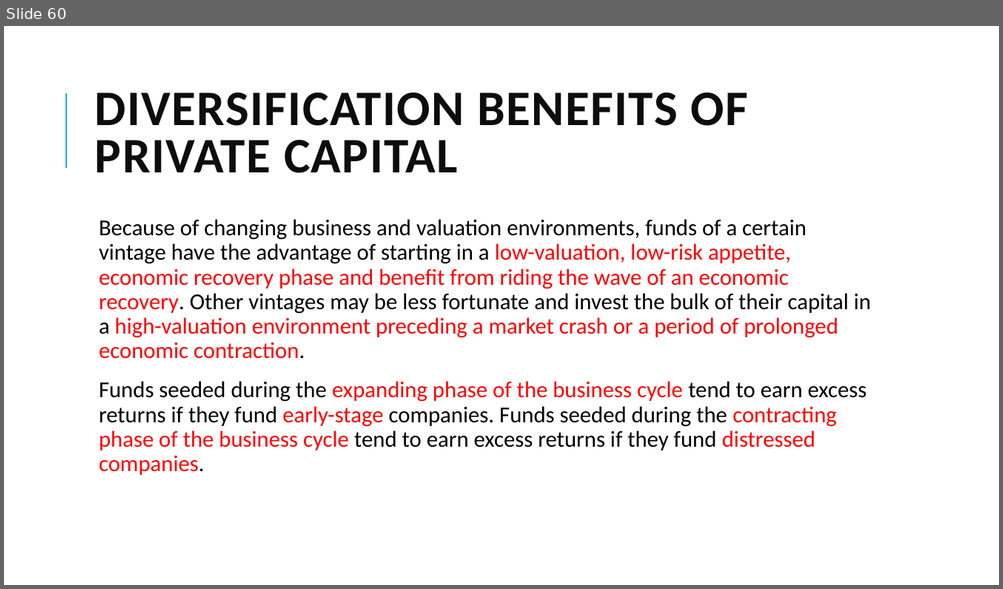
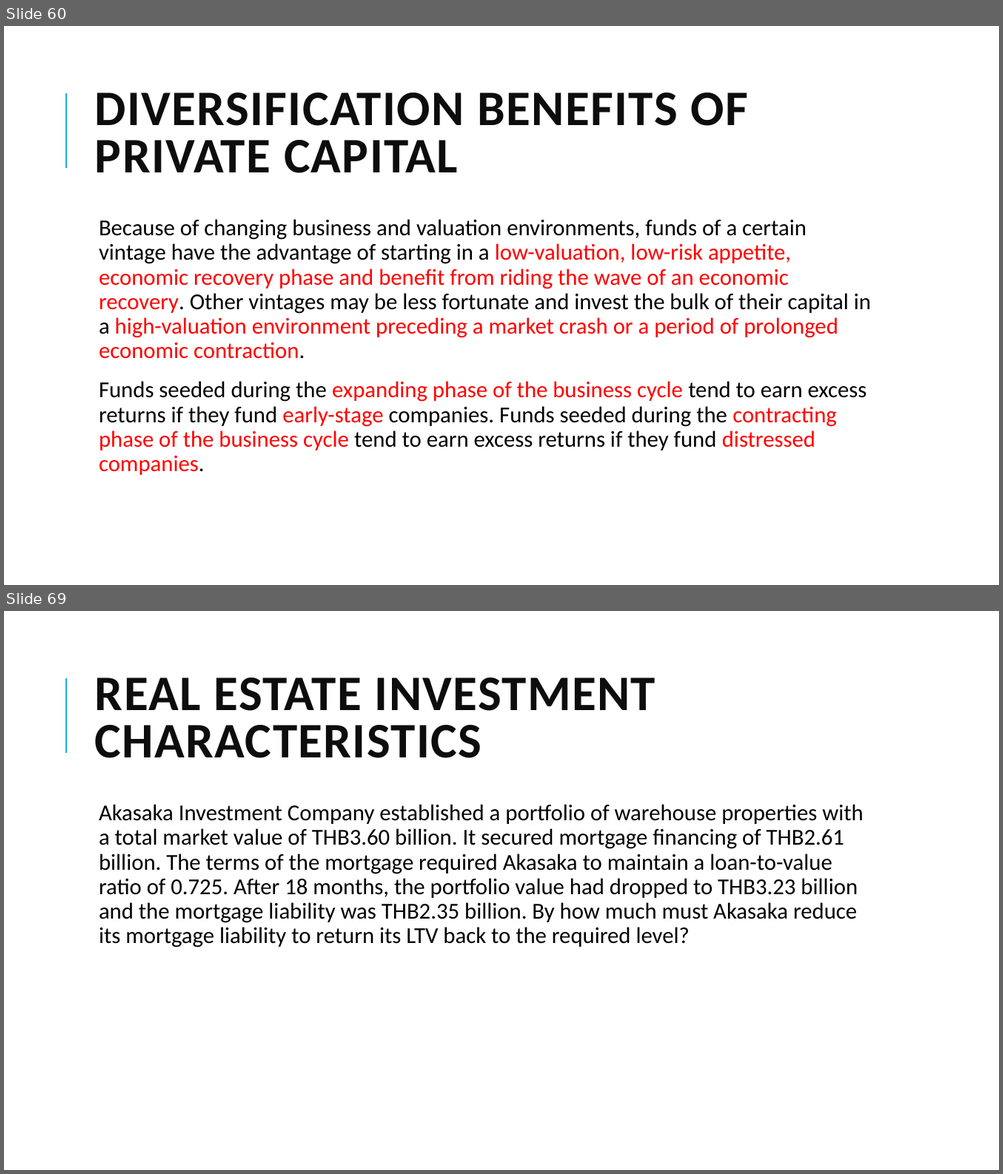
Before and after one commit to Isco0530/data, a slide deck: 2024Alternative.pptx. Shown one above the other, each under a label of ours: slide 60 before the commit, slides 60 and 69 after it; the slides between them are not shown. The pictures are 1003x589 and 1003x1174 pixels, drawn with LibreOffice and Linux fonts; fonts in the diff are those of the drawing. Boxes give left, top, right and bottom in pixels: in the first picture for what was removed or moved away, otherwise in the second. Text is boxed around its words. In the diff, an @@ line names an element or a change of style, - is before the commit and + after.

```diff
--- a/2024Alternative.pptx
+++ b/2024Alternative.pptx
@@ slide 69 added at [4, 611, 999, 1170], background #FFFFFF; not listed: 1 template element that a slide beside it also shows @@
@@ title added at [95, 678, 655, 758], 48 pt, text #0D0D0D, bold @@
+REAL ESTATE INVESTMENT
+CHARACTERISTICS
@@ text added at [99, 804, 862, 948], 22 pt, text #000000 @@
+  Akasaka Investment Company established a portfolio of warehouse properties with a total market value of THB3.60 billion. It secured mortgage financing of THB2.61 billion. The terms of the mortgage required Akasaka to maintain a loan-to-value ratio of 0.725. After 18 months, the portfolio value had dropped to THB3.23 billion and the mortgage liability was THB2.35 billion. By how much must Akasaka reduce its mortgage liability to return its LTV back to the required level?
```
Also in this commit, not shown: 8 other slides added.
